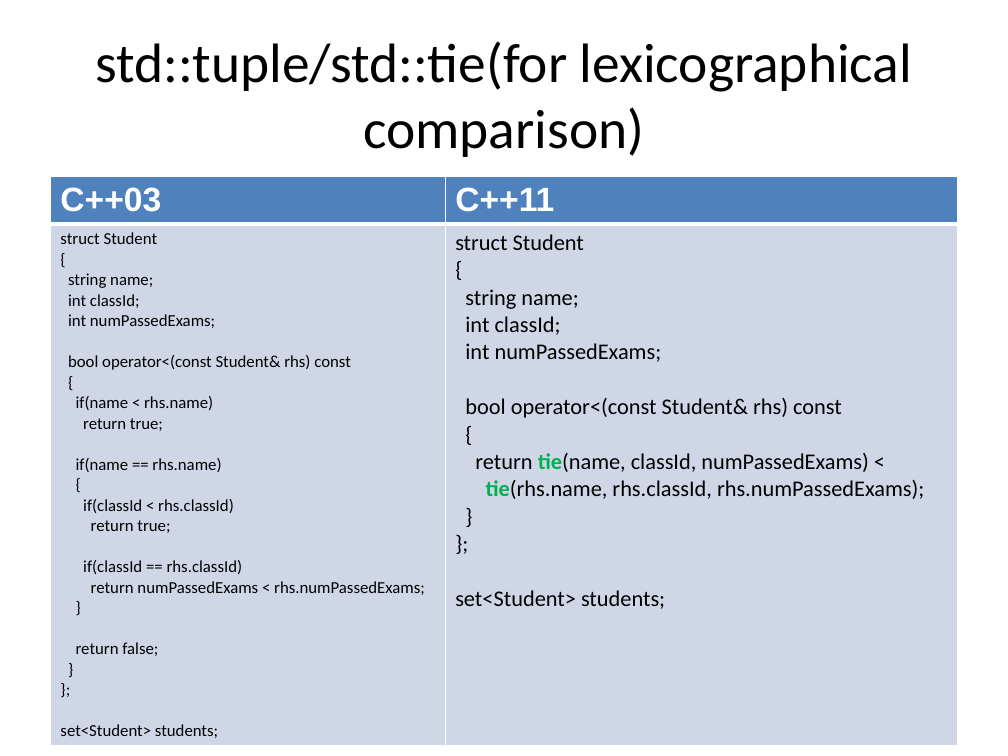
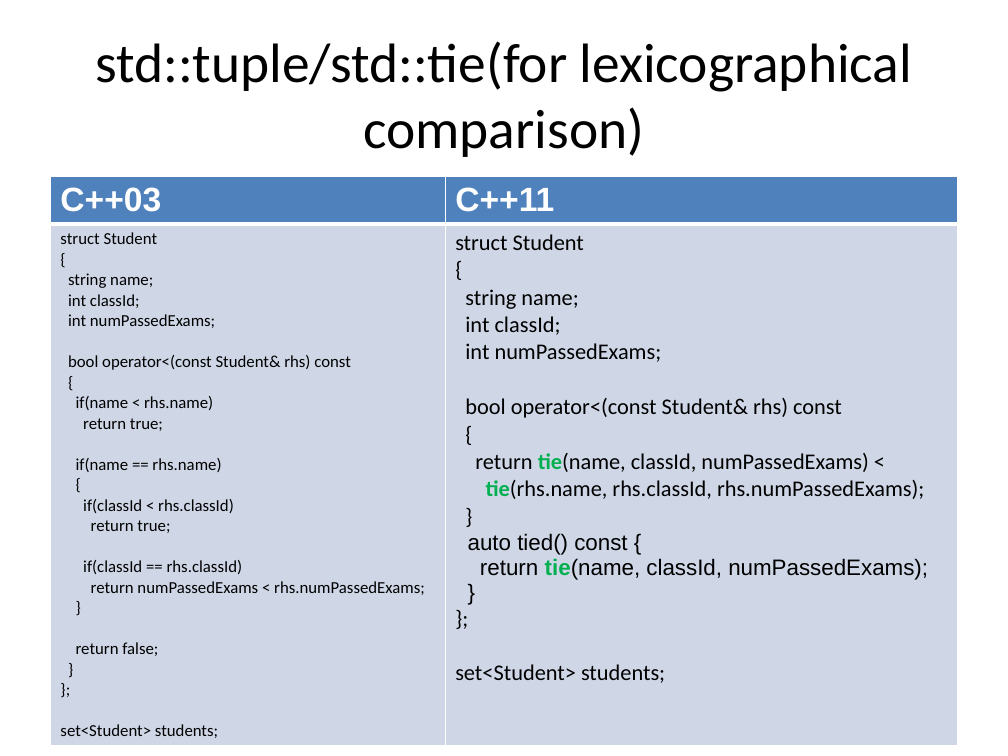
Before and after one commit to xtofl/cpp11training, a slide deck: slide 52 of slides/1.coreextensions-c11-121213071023-phpapp02-reordered.pptx (slide 51 before the commit). Drawn at 1008x756 pixels with LibreOffice and Linux fonts; fonts in the diff are those of the drawing. Boxes give left, top, right and bottom in pixels: in the first picture for what was removed or moved away, otherwise in the second. Text is boxed around its words. In the diff, an @@ line names an element or a change of style, - is before the commit and + after.

```diff
--- a/slides/1.coreextensions-c11-121213071023-phpapp02-reordered.pptx
+++ b/slides/1.coreextensions-c11-121213071023-phpapp02-reordered.pptx
@@ table at (50,176,958,742) @@
-row 2, column 2: struct Student / { / string name; / int classId; / int numPassedExams; / bool operator<(const Student& rhs) const / { / return tie(name, classId, numPassedExams) < / tie(rhs.name, rhs.classId, rhs.numPassedExams); / } / }; / set<Student> students;
+row 2, column 2: struct Student / { / string name; / int classId; / int numPassedExams; / bool operator<(const Student& rhs) const / { / return tie(name, classId, numPassedExams) < / tie(rhs.name, rhs.classId, rhs.numPassedExams); / } / auto tied() const { / return tie(name, classId, numPassedExams); / } / }; / set<Student> students;
```
Also in this commit, not shown: 28 other slides changed, 3 slides added, 2 other files.
